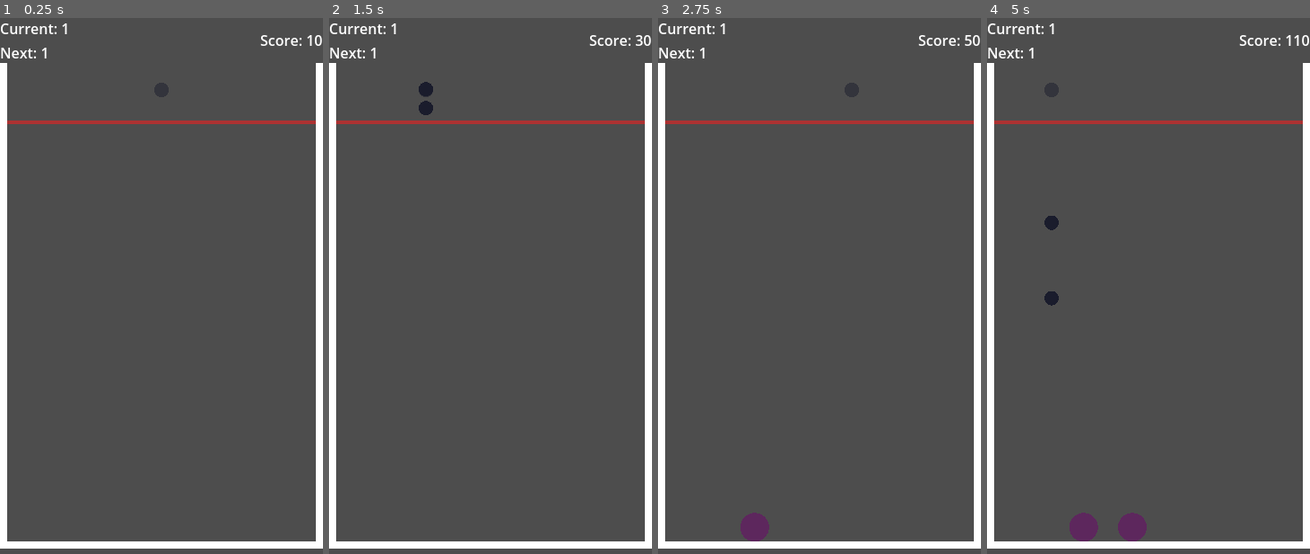
Above: before the commit, frames 1-4 (left to right).
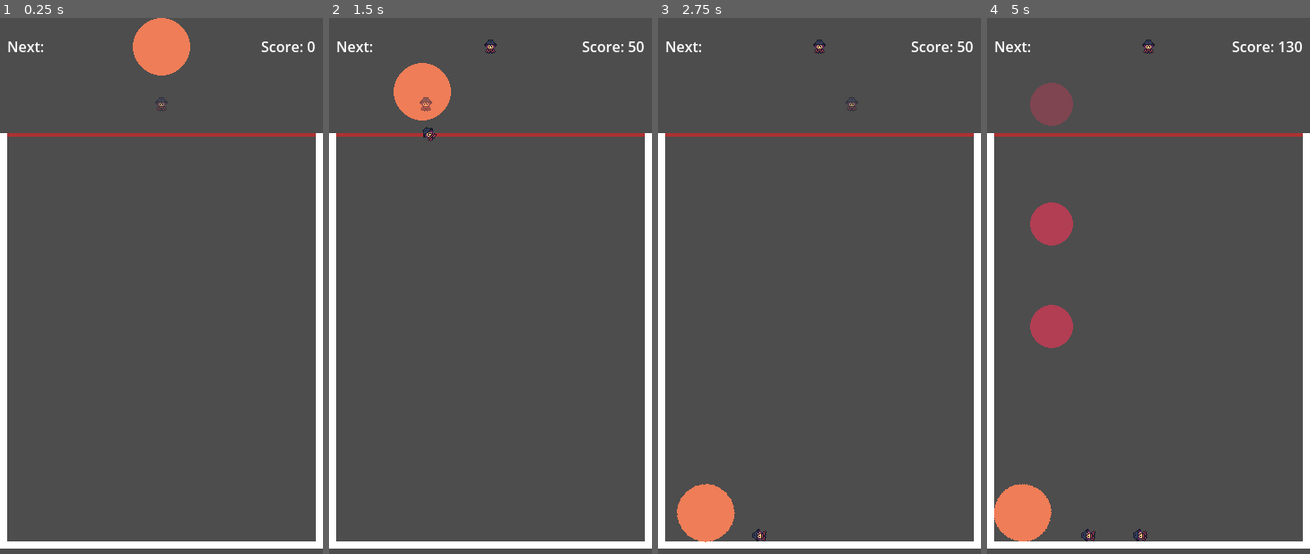
Above: after the commit, the same moments.

Repository: nikohonu/nana-watermelon
Game: Godot game, scene res://scenes/game.tscn
The game is run twice, just before and just after one commit, with the same random seed, the same clock (stepped at 60 frames per second) and the same inputs.
Inputs (mouse positions are in pixels of both pictures, inside the frame that each line leads up to):
- Up to frame 1 (0.25 s): no input
- Up to frame 2 (1.5 s): tap Enter at 0.5 s; move the mouse to (561, 275) at 0.52 s; press the mouse at (561, 275) at 0.53 s; tap Space at 1.25 s; move the mouse to (425, 334) at 1.27 s; release the mouse at (425, 334) at 1.28 s; click (425, 334) at 1.35 s
- Up to frame 3 (2.75 s): move the mouse to (851, 178) at 2.02 s; press the mouse at (851, 178) at 2.03 s
- Up to frame 4 (5 s): move the mouse to (1132, 420) at 2.77 s; release the mouse at (1132, 420) at 2.78 s; click (1132, 420) at 2.85 s; move the mouse to (1245, 393) at 3.52 s; press the mouse at (1245, 393) at 3.53 s; tap Enter at 4.25 s; move the mouse to (1051, 221) at 4.27 s; release the mouse at (1051, 221) at 4.28 s; click (1051, 221) at 4.35 s

The runs differ from the first frame. In frame 1, 4.1% of the frame differs, in the area x 0-100%, y 0-23%; in frame 2, 4.1%; in frame 3, 4.6%; in frame 4, 7.4%, in the area x 0-100%, y 1-98%.

Commit message:
show next yokai & rewrite how game handles yokai

Diff:
--- a/project.godot
+++ b/project.godot
@@ -14,6 +14,10 @@
 run/main_scene="res://scenes/game.tscn"
 config/features=PackedStringArray("4.2", "Forward Plus")
 config/icon="res://icon.svg"
+
+[autoload]
+
+Global="*res://scripts/global.gd"
 
 [display]
 
--- a/scenes/element.tscn
+++ /dev/null
@@ -1,19 +0,0 @@
-[gd_scene load_steps=3 format=3 uid="uid://cmhaeb2nx7qh1"]
-
-[ext_resource type="Script" path="res://scripts/circle.gd" id="1_elews"]
-
-[sub_resource type="CircleShape2D" id="CircleShape2D_ny8og"]
-resource_local_to_scene = true
-radius = 8.0
-
-[node name="Element" type="RigidBody2D" node_paths=PackedStringArray("collision_shape2d")]
-max_contacts_reported = 1
-contact_monitor = true
-script = ExtResource("1_elews")
-collision_shape2d = NodePath("CollisionShape2D")
-metadata/_edit_group_ = true
-
-[node name="CollisionShape2D" type="CollisionShape2D" parent="."]
-shape = SubResource("CircleShape2D_ny8og")
-
-[connection signal="body_entered" from="." to="." method="_on_body_entered"]
--- a/scenes/game.tscn
+++ b/scenes/game.tscn
@@ -2,13 +2,12 @@
 
 [ext_resource type="Script" path="res://scripts/game.gd" id="1_lwphf"]
 [ext_resource type="Texture2D" uid="uid://b0bdjc1ybcsq6" path="res://spirtes/cup.png" id="1_md866"]
-[ext_resource type="PackedScene" uid="uid://cmhaeb2nx7qh1" path="res://scenes/element.tscn" id="2_fxkmt"]
 [ext_resource type="Script" path="res://scripts/gui.gd" id="3_d7l5u"]
+[ext_resource type="Texture2D" uid="uid://blun7m4nmcvtc" path="res://spirtes/yokai/yokai4.png" id="5_24tmg"]
 
 [node name="Game" type="Node2D"]
 texture_filter = 1
 script = ExtResource("1_lwphf")
-element_scene = ExtResource("2_fxkmt")
 
 [node name="StaticBody2D" type="StaticBody2D" parent="."]
 
@@ -19,9 +18,10 @@
 [node name="CollisionPolygon2D" type="CollisionPolygon2D" parent="StaticBody2D"]
 polygon = PackedVector2Array(8, 0, 8, 582, 352, 582, 352, 0, 360, 0, 360, 590, 0, 590, 0, 0)
 
-[node name="GUI" type="CanvasLayer" parent="." node_paths=PackedStringArray("score_label")]
+[node name="GUI" type="CanvasLayer" parent="." node_paths=PackedStringArray("score_label", "next_sprite")]
 script = ExtResource("3_d7l5u")
-score_label = NodePath("VBoxContainer/HBoxContainer/Score")
+score_label = NodePath("VBoxContainer/MarginContainer/HBoxContainer/Score")
+next_sprite = NodePath("Next")
 
 [node name="VBoxContainer" type="VBoxContainer" parent="GUI"]
 anchors_preset = 15
@@ -31,25 +31,29 @@
 grow_vertical = 2
 size_flags_horizontal = 4
 
-[node name="HBoxContainer" type="HBoxContainer" parent="GUI/VBoxContainer"]
+[node name="MarginContainer" type="MarginContainer" parent="GUI/VBoxContainer"]
+layout_mode = 2
+theme_override_constants/margin_left = 8
+theme_override_constants/margin_top = 20
+theme_override_constants/margin_right = 8
+theme_override_constants/margin_bottom = 20
+
+[node name="HBoxContainer" type="HBoxContainer" parent="GUI/VBoxContainer/MarginContainer"]
 layout_mode = 2
 
-[node name="VBoxContainer" type="VBoxContainer" parent="GUI/VBoxContainer/HBoxContainer"]
+[node name="Label" type="Label" parent="GUI/VBoxContainer/MarginContainer/HBoxContainer"]
 layout_mode = 2
 size_flags_horizontal = 3
+text = "Next:"
 
-[node name="Label" type="Label" parent="GUI/VBoxContainer/HBoxContainer/VBoxContainer"]
-layout_mode = 2
-text = "Current: 1"
-
-[node name="Label3" type="Label" parent="GUI/VBoxContainer/HBoxContainer/VBoxContainer"]
-layout_mode = 2
-text = "Next: 1
-"
-
-[node name="Score" type="Label" parent="GUI/VBoxContainer/HBoxContainer"]
+[node name="Score" type="Label" parent="GUI/VBoxContainer/MarginContainer/HBoxContainer"]
 layout_mode = 2
 size_flags_horizontal = 4
 text = "Score: 100"
 
+[node name="Next" type="Sprite2D" parent="GUI"]
+position = Vector2(180, 32)
+texture = ExtResource("5_24tmg")
+
+[connection signal="next_changed" from="." to="GUI" method="_on_game_next_changed"]
 [connection signal="score_changed" from="." to="GUI" method="_on_game_score_changed"]
--- a/scripts/circle.gd
+++ /dev/null
@@ -1,83 +0,0 @@
-class_name Element
-extends RigidBody2D
-
-
-signal score_added(score_to_add: int)
-
-const MAX_LEVEL = 12
-
-@export var collision_shape2d: CollisionShape2D
-
-var color = [
-	Color("#1a1c2c"),
-	Color("#5d275d"),
-	Color("#b13e53"),
-	Color("#ef7d57"),
-	Color("#ffcd75"),
-	Color("#a7f070"),
-	Color("#38b764"),
-	Color("#257179"),
-	Color("#29366f"),
-	Color("#3b5dc9"),
-	Color("#41a6f6"),
-	Color("#73eff7"),
-	Color("#f4f4f4"),
-	Color("#94b0c2"),
-	Color("#566c86"),
-	Color("#333c57"),
-]
-var radius = 8
-
-var level = 1:
-	get:
-		return level
-	set(value):
-		radius = 8+((128-8)/15)*(value-1)
-		value = clamp(value, 1, MAX_LEVEL)
-		collision_shape2d.shape.radius = radius
-		queue_redraw()
-		level = value
-
-var shadow:
-	get:
-		return shadow
-	set(value):
-		if value:
-			set_collision_layer_value(1, false)
-			set_collision_layer_value(2, true)
-			freeze = true
-			queue_redraw()
-		else:
-			set_collision_layer_value(1, true)
-			set_collision_layer_value(2, false)
-			freeze = false
-			queue_redraw()
-		shadow = value
-
-
-func _ready() -> void:
-	shadow = true
-	score_added.emit(self.level * 10)
-
-
-func _draw() -> void:
-	var element_color: Color = color[level - 1]
-	if shadow:
-		element_color.a = 0.5
-	else:
-		element_color.a = 1
-	draw_circle(Vector2.ZERO, radius, element_color)
-
-
-func _process(delta: float) -> void:
-	pass
-
-
-func _on_body_entered(body: Node) -> void:
-	if body is Element and not body.freeze:
-		if body.level == self.level and level < MAX_LEVEL:
-			position = position.lerp(body.position, 0.5)
-			body.free()
-			self.level += 1
-			apply_central_impulse(Vector2(randi_range(-5, 5), -5))
-			score_added.emit(self.level * 10)
--- a/scripts/game.gd
+++ b/scripts/game.gd
@@ -1,14 +1,17 @@
 extends Node2D
 
 signal score_changed(score)
+signal next_changed(next)
 
-const ELEMENT_START_Y = 80
-
-@export var element_scene: PackedScene
+const ELEMENT_START_Y = 96
 
 var score = 0
 var has_mouse = true
-var current_element: Element = null
+var current_yokai: Yokai = null
+var next = 1:
+	set(value):
+		next = value
+		next_changed.emit(next)
 
 
 func check_mobile_phone():
@@ -20,35 +23,49 @@
 			has_mouse = false
 
 
-func spawn_element():
+func spawn_yokai(level: int, shadow = true, yokai_position = null):
+	var yokai = Global.yokai_dict[level].instantiate()
+	yokai.position = yokai_position
+	yokai.score_added.connect(_on_score_added)
+	yokai.collided.connect(_on_yokai_collided)
+	yokai.shadow = shadow
+	self.call_deferred("add_child", yokai)
+	return yokai
+
+
+func spawn_new_yokai():
 	var element_start_x =  get_viewport_rect().size.x / 2
 	if get_viewport().get_mouse_position().x != 0:
 		element_start_x = get_viewport().get_mouse_position().x
-	current_element = element_scene.instantiate()
-	current_element.score_added.connect(_on_score_added)
-	current_element.position = Vector2(element_start_x, ELEMENT_START_Y)
-	add_child(current_element)
+	var yokai_position = Vector2(element_start_x, ELEMENT_START_Y)
+	current_yokai = spawn_yokai(next, true, yokai_position)
+	next = randi_range(1, 4)
 
 
 func _ready() -> void:
 	check_mobile_phone()
 	score_changed.emit(score)
-	spawn_element()
+	next = randi_range(1, 4)
+	spawn_new_yokai()
 
 
 func _process(delta: float) -> void:
-	if Input.is_action_pressed("click") or has_mouse and current_element != null:
-		current_element.position = Vector2(get_viewport().get_mouse_position().x, ELEMENT_START_Y)
+	if Input.is_action_pressed("click") or has_mouse and current_yokai != null:
+		current_yokai.position = Vector2(get_viewport().get_mouse_position().x, ELEMENT_START_Y)
 
 
 func _input(event) -> void:
 	if event is InputEventMouseButton && event.is_action_released("click"):
-		current_element.position = Vector2(event.position.x, ELEMENT_START_Y)
-		current_element.shadow = false
-		current_element = null
-		spawn_element()
+		current_yokai.position = Vector2(event.position.x, ELEMENT_START_Y)
+		current_yokai.shadow = false
+		current_yokai = null
+		spawn_new_yokai()
 
 
 func _on_score_added(value):
 	score += value
 	score_changed.emit(score)
+
+
+func _on_yokai_collided(yokai_position: Vector2, level: int):
+	spawn_yokai(level, false, yokai_position)
--- /dev/null
+++ b/scripts/global.gd
@@ -0,0 +1,9 @@
+extends Node
+
+var yokai_dict = {
+	1: load("res://yokai/yokai1.tscn"),
+	2: load("res://yokai/yokai2.tscn"),
+	3: load("res://yokai/yokai3.tscn"),
+	4: load("res://yokai/yokai4.tscn"),
+	5: load("res://yokai/yokai5.tscn")
+}
--- a/scripts/gui.gd
+++ b/scripts/gui.gd
@@ -2,6 +2,7 @@
 
 
 @export var score_label: Label
+@export var next_sprite: Sprite2D
 
 # Called when the node enters the scene tree for the first time.
 func _ready() -> void:
@@ -15,3 +16,7 @@
 
 func _on_game_score_changed(score: Variant) -> void:
 	score_label.text = "Score: %s" % score
+
+
+func _on_game_next_changed(next: int) -> void:
+	next_sprite.texture = load("res://spirtes/yokai/yokai%s.png" % next)
--- /dev/null
+++ b/scripts/yokai.gd
@@ -0,0 +1,39 @@
+class_name Yokai
+extends RigidBody2D
+
+signal score_added(score_to_add: int)
+signal collided(position: Vector2, level: int)
+
+const MAX_LEVEL = 5
+
+@export var level: int
+@export var sprite: Sprite2D
+@export var score: int
+
+var shadow:
+	get:
+		return shadow
+	set(value):
+		if value:
+			set_collision_layer_value(1, false)
+			set_collision_layer_value(2, true)
+			sprite.modulate.a = 0.5
+		else:
+			set_collision_layer_value(1, true)
+			set_collision_layer_value(2, false)
+			sprite.modulate.a = 1
+			score_added.emit(self.score)
+		self.freeze = value
+		shadow = value
+
+
+func _ready() -> void:
+	pass
+
+
+func _on_body_entered(body: Node) -> void:
+	if body is Yokai and not body.shadow:
+		if body.level == self.level and self.level <  Global.yokai_dict.size():
+			collided.emit(position.lerp(body.position, 0.5), level + 1)
+			body.free()
+			self.queue_free()
--- /dev/null
+++ b/yokai/yokai1.tscn
@@ -0,0 +1,22 @@
+[gd_scene load_steps=3 format=3 uid="uid://cmhaeb2nx7qh1"]
+
+[ext_resource type="Script" path="res://scripts/yokai.gd" id="1_yp25k"]
+[ext_resource type="Texture2D" uid="uid://coj3dns3urijr" path="res://spirtes/yokai/yokai1.png" id="2_mk7aq"]
+
+[node name="Yokai1" type="RigidBody2D" node_paths=PackedStringArray("sprite")]
+texture_filter = 1
+max_contacts_reported = 1
+contact_monitor = true
+script = ExtResource("1_yp25k")
+level = 1
+sprite = NodePath("Sprite2D")
+score = 10
+metadata/_edit_group_ = true
+
+[node name="Sprite2D" type="Sprite2D" parent="."]
+texture = ExtResource("2_mk7aq")
+
+[node name="CollisionPolygon2D" type="CollisionPolygon2D" parent="."]
+polygon = PackedVector2Array(7, -3, 7, -1, 5, 1, 5, 3, 6, 5, 6, 7, 2, 8, -2, 8, -6, 7, -6, 5, -5, 3, -5, 1, -7, -1, -7, -3, -4, -6, -3, -8, 3, -8, 4, -6)
+
+[connection signal="body_entered" from="." to="." method="_on_body_entered"]
--- /dev/null
+++ b/yokai/yokai2.tscn
@@ -0,0 +1,25 @@
+[gd_scene load_steps=4 format=3 uid="uid://b2i2e68r0v3f6"]
+
+[ext_resource type="Script" path="res://scripts/yokai.gd" id="1_r777i"]
+[ext_resource type="Texture2D" uid="uid://1xtemlrloyub" path="res://spirtes/yokai/yokai2.png" id="2_g0h41"]
+
+[sub_resource type="CircleShape2D" id="CircleShape2D_ym2iy"]
+radius = 16.0
+
+[node name="Yokai2" type="RigidBody2D" node_paths=PackedStringArray("sprite")]
+texture_filter = 1
+max_contacts_reported = 1
+contact_monitor = true
+script = ExtResource("1_r777i")
+level = 2
+sprite = NodePath("Sprite2D")
+score = 20
+metadata/_edit_group_ = true
+
+[node name="Sprite2D" type="Sprite2D" parent="."]
+texture = ExtResource("2_g0h41")
+
+[node name="CollisionShape2D" type="CollisionShape2D" parent="."]
+shape = SubResource("CircleShape2D_ym2iy")
+
+[connection signal="body_entered" from="." to="." method="_on_body_entered"]
--- /dev/null
+++ b/yokai/yokai3.tscn
@@ -0,0 +1,25 @@
+[gd_scene load_steps=4 format=3 uid="uid://dltauq7jni536"]
+
+[ext_resource type="Script" path="res://scripts/yokai.gd" id="1_bradw"]
+[ext_resource type="Texture2D" uid="uid://c5xbuai6puju5" path="res://spirtes/yokai/yokai3.png" id="2_spww8"]
+
+[sub_resource type="CircleShape2D" id="CircleShape2D_ym2iy"]
+radius = 24.0
+
+[node name="Yokai3" type="RigidBody2D" node_paths=PackedStringArray("sprite")]
+texture_filter = 1
+max_contacts_reported = 1
+contact_monitor = true
+script = ExtResource("1_bradw")
+level = 3
+sprite = NodePath("Sprite2D")
+score = 30
+metadata/_edit_group_ = true
+
+[node name="Sprite2D" type="Sprite2D" parent="."]
+texture = ExtResource("2_spww8")
+
+[node name="CollisionShape2D" type="CollisionShape2D" parent="."]
+shape = SubResource("CircleShape2D_ym2iy")
+
+[connection signal="body_entered" from="." to="." method="_on_body_entered"]
--- /dev/null
+++ b/yokai/yokai4.tscn
@@ -0,0 +1,25 @@
+[gd_scene load_steps=4 format=3 uid="uid://dewi3xe6u8ea8"]
+
+[ext_resource type="Script" path="res://scripts/yokai.gd" id="1_ulxjr"]
+[ext_resource type="Texture2D" uid="uid://blun7m4nmcvtc" path="res://spirtes/yokai/yokai4.png" id="2_kq5j4"]
+
+[sub_resource type="CircleShape2D" id="CircleShape2D_ym2iy"]
+radius = 32.0
+
+[node name="Yokai4" type="RigidBody2D" node_paths=PackedStringArray("sprite")]
+texture_filter = 1
+max_contacts_reported = 1
+contact_monitor = true
+script = ExtResource("1_ulxjr")
+level = 4
+sprite = NodePath("Sprite2D")
+score = 40
+metadata/_edit_group_ = true
+
+[node name="Sprite2D" type="Sprite2D" parent="."]
+texture = ExtResource("2_kq5j4")
+
+[node name="CollisionShape2D" type="CollisionShape2D" parent="."]
+shape = SubResource("CircleShape2D_ym2iy")
+
+[connection signal="body_entered" from="." to="." method="_on_body_entered"]
--- /dev/null
+++ b/yokai/yokai5.tscn
@@ -0,0 +1,25 @@
+[gd_scene load_steps=4 format=3 uid="uid://dhf41mqcbfyha"]
+
+[ext_resource type="Script" path="res://scripts/yokai.gd" id="1_ke2ec"]
+[ext_resource type="Texture2D" uid="uid://c32xf6ru3r3gc" path="res://spirtes/yokai/yokai5.png" id="2_acp5w"]
+
+[sub_resource type="CircleShape2D" id="CircleShape2D_ym2iy"]
+radius = 40.0
+
+[node name="Yokai5" type="RigidBody2D" node_paths=PackedStringArray("sprite")]
+texture_filter = 1
+max_contacts_reported = 1
+contact_monitor = true
+script = ExtResource("1_ke2ec")
+level = 5
+sprite = NodePath("Sprite2D")
+score = 50
+metadata/_edit_group_ = true
+
+[node name="Sprite2D" type="Sprite2D" parent="."]
+texture = ExtResource("2_acp5w")
+
+[node name="CollisionShape2D" type="CollisionShape2D" parent="."]
+shape = SubResource("CircleShape2D_ym2iy")
+
+[connection signal="body_entered" from="." to="." method="_on_body_entered"]
Binary file removed: spirtes/circle0.png
Binary file removed: spirtes/circle1.png
Binary file removed: spirtes/circle2.png
Binary file changed: spirtes/cup.png
Binary file added: spirtes/yokai/yokai1.png
Not shown, changed: spirtes/yokai/yokai1.png.import
Binary file added: spirtes/yokai/yokai2.png
Not shown, added: spirtes/yokai/yokai2.png.import
Binary file added: spirtes/yokai/yokai3.png
Not shown, added: spirtes/yokai/yokai3.png.import
Binary file added: spirtes/yokai/yokai4.png
Not shown, changed: spirtes/yokai/yokai4.png.import
(and 3 more such lines)
